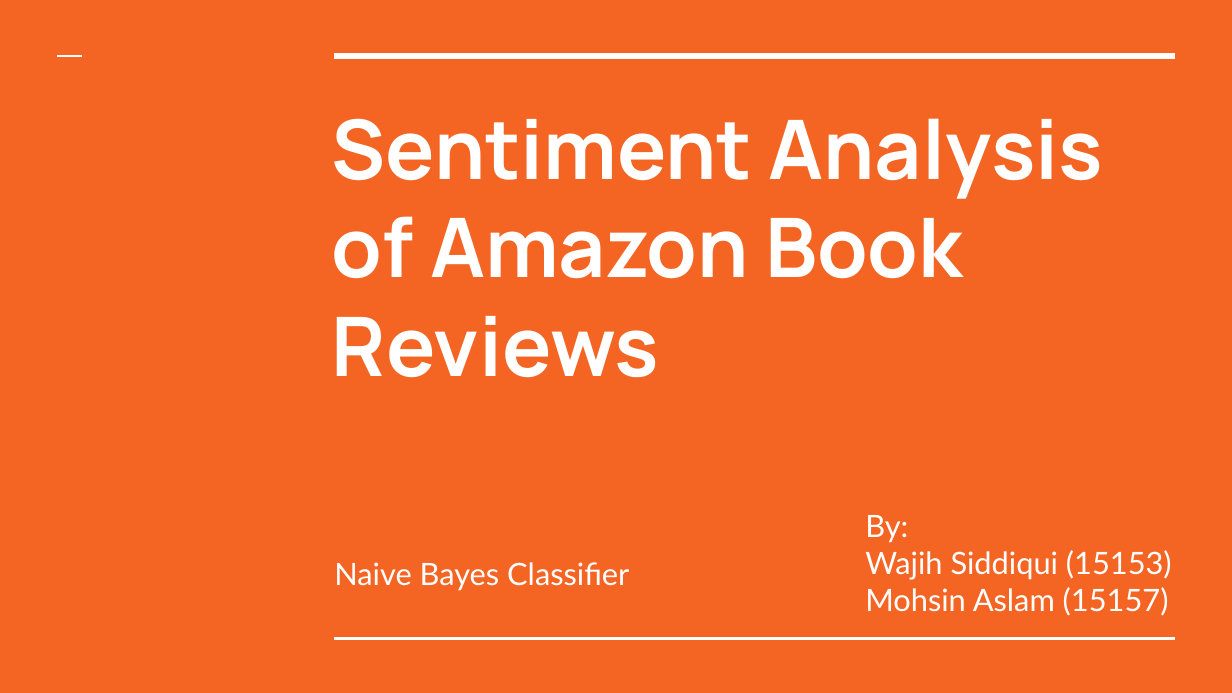
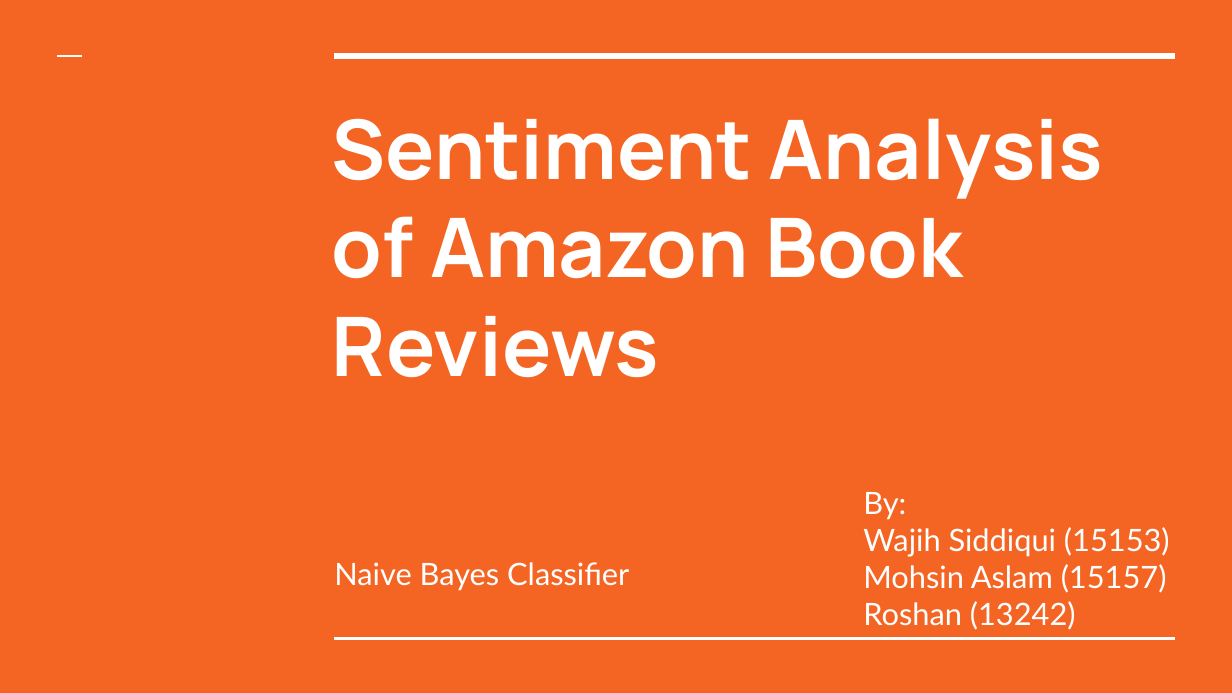
Before and after one commit to Wajih-Sid/NLP-NaiveBayes-SentimentAnalysis, a slide deck: slide 1 of Sentiment Analysis of Amazon Book Reviews.pptx. Drawn at 1232x693 pixels with LibreOffice and Linux fonts; fonts in the diff are those of the drawing. Boxes give left, top, right and bottom in pixels: in the first picture for what was removed or moved away, otherwise in the second. Text is boxed around its words. In the diff, an @@ line names an element or a change of style, - is before the commit and + after.

```diff
--- a/Sentiment Analysis of Amazon Book Reviews.pptx
+++ b/Sentiment Analysis of Amazon Book Reviews.pptx
@@ text "By:": place and size @@
-text "By:" at [865,515,1172,616]
+text "By:" at [863,492,1170,630]
@@ text at [863,601,1076,630]: paragraph added @@
+Roshan (13242)
```
